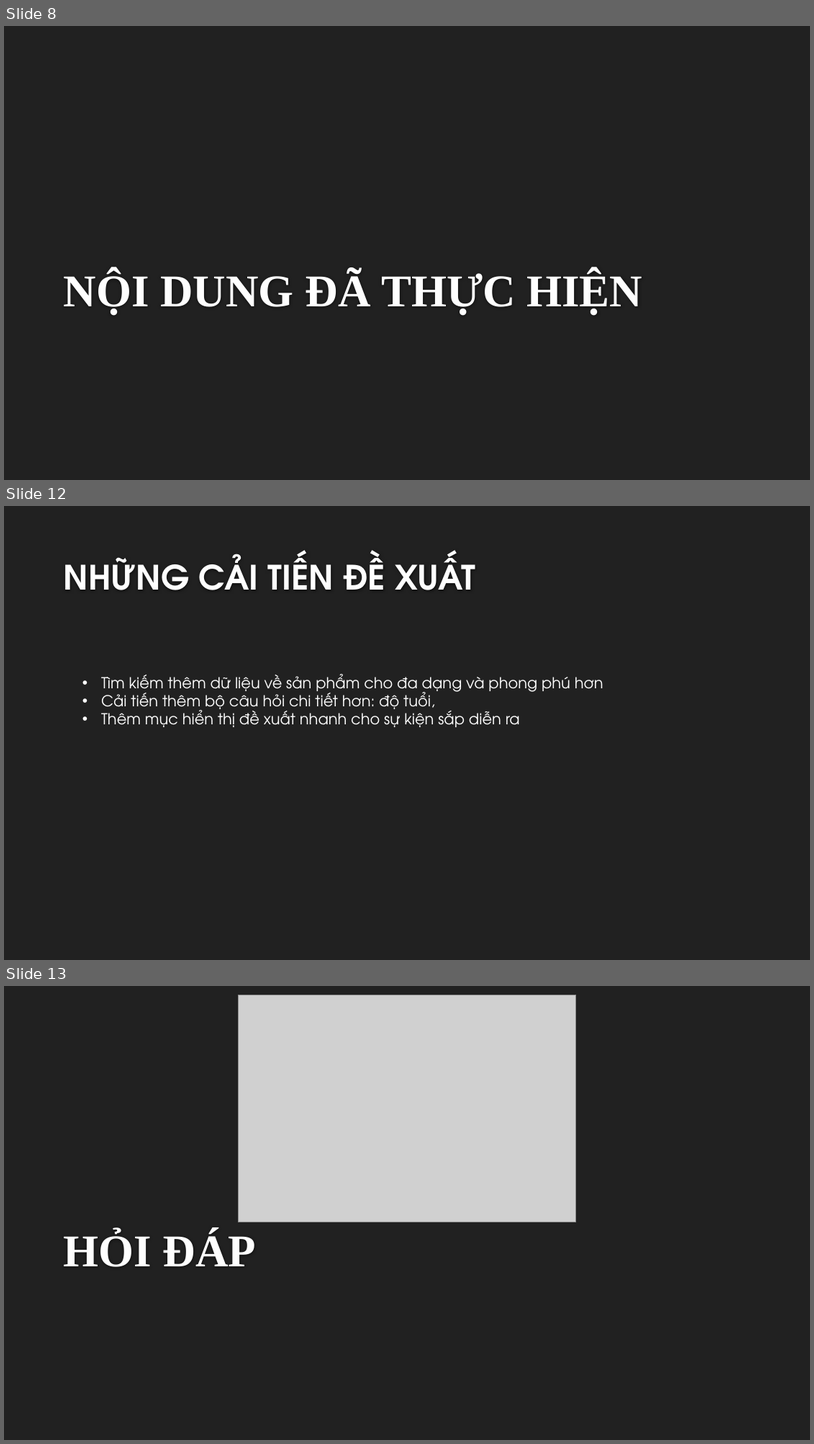
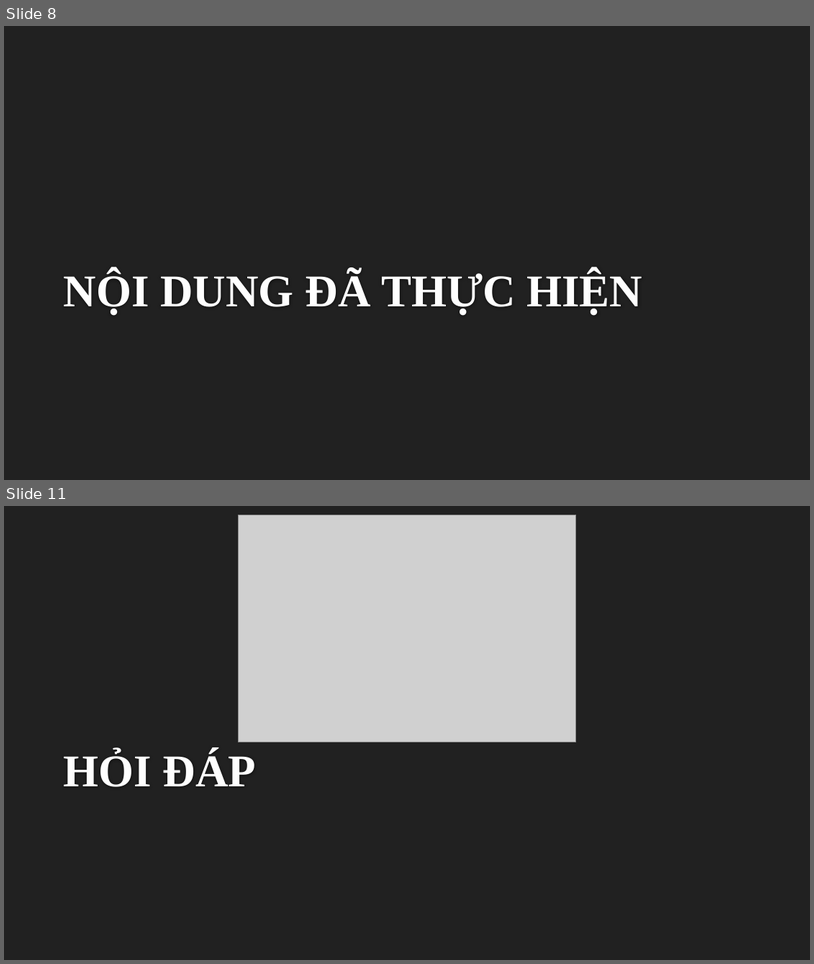
Before and after one commit to archimonde12/suggestGiftWebsite, a slide deck: PROJECT PRESENTATION.pptx. Shown one above the other, each under a label of ours: slides 8, 12 and 13 before the commit, slides 8 and 11 after it; the slides between them are not shown. The pictures are 814x1444 and 814x964 pixels, drawn with LibreOffice and Linux fonts; fonts in the diff are those of the drawing; grey boxes stand for pictures; background and template pictures are left out. Boxes give left, top, right and bottom in pixels: in the first picture for what was removed or moved away, otherwise in the second. Text is boxed around its words. In the diff, an @@ line names an element or a change of style, - is before the commit and + after.

```diff
--- a/PROJECT PRESENTATION.pptx
+++ b/PROJECT PRESENTATION.pptx
@@ slide 12 removed at [4,506,810,960], background #212121 @@
@@ title removed at [64,554,476,590] @@
-NHỮNG CẢI TIẾN ĐỀ XUẤT
@@ text removed at [101,674,604,727] @@
-• Tìm kiếm thêm dữ liệu về sản phẩm cho đa dạng và phong phú hơn
-• Cải tiến thêm bộ câu hỏi chi tiết hơn: độ tuổi,
-• Thêm mục hiển thị đề xuất nhanh cho sự kiện sắp diễn ra
@@ what was slide 13 is now slide 11 @@
```
Also in this commit, not shown: 5 slides changed, 1 other slide removed.
